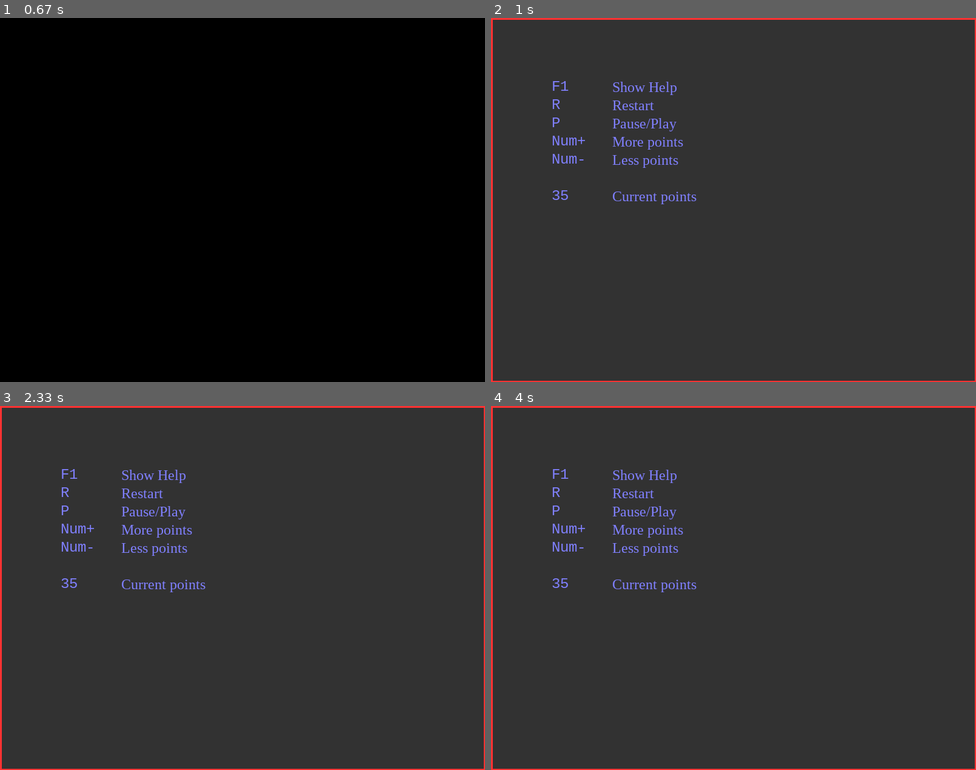
Above: before the commit, frames 1-4 (two rows, left to right).
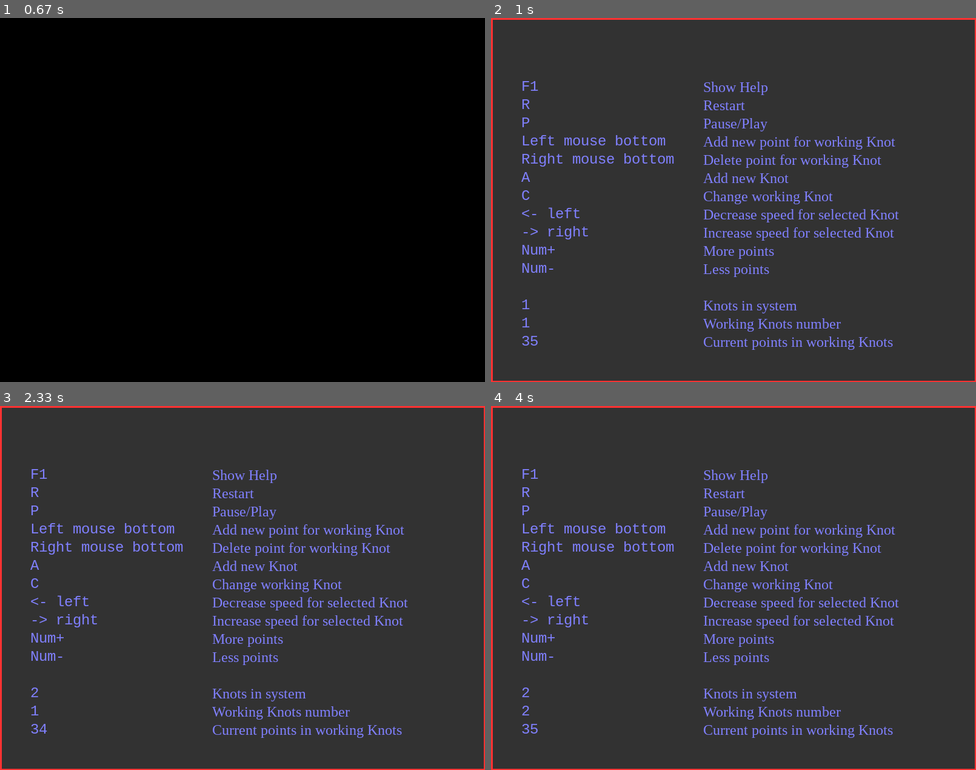
Above: after the commit, the same moments.

Repository: KonstantinSKY/python_lab
Game: pygame game, started from saver/saver_new.py
Two runs of this game, one before a commit and one after it. Both use one fixed random seed, a clock stepped at 60 frames per second and the inputs below.
Inputs (mouse positions are in pixels of both pictures, inside the frame that each line leads up to):
- Up to frame 1 (0.67 s): hold P from 0.33 s (still down); hold Right from 0.33 s (still down)
- Up to frame 2 (1 s): release P at 0.8 s; release Right at 0.8 s; tap F1 at 0.83 s
- Up to frame 3 (2.33 s): tap A at 1.17 s; tap C at 1.5 s; click (232, 493) at 1.88 s, where only the run after the commit has a clickable "Restart"; hold - from 2.17 s (still down); hold Right from 2.17 s (still down)
- Up to frame 4 (4 s): release - at 2.63 s; release Right at 2.63 s; tap + at 2.67 s; tap R at 3 s; hold A from 3.83 s (still down); hold Right from 3.83 s (still down)

Frame 1 is identical in both runs. In frame 2, 5.4% of the frame differs, in the area x 6-85%, y 17-92%; in frame 3, 5.4%; in frame 4, 5.4%.

Commit message:
final step of refactoring saver

Diff:
--- a/saver/saver_new.py
+++ b/saver/saver_new.py
@@ -1,14 +1,8 @@
 #!/usr/bin/env python3
-# -*- coding: utf-8 -*-
 
 import pygame
 import random
 import math
-from datetime import datetime
-import time
-from time import sleep
-
-SCREEN_DIM = (800, 600)
 
 
 class Vec2d:
@@ -25,7 +19,7 @@
     def __sub__(self, other):
         return Vec2d((self.x - other.x, self.y - other.y))
 
-    def length(self):  # """возвращает длину вектора"""
+    def length(self):
         return math.sqrt(self.x * self.x + self.y * self.y)
 
     def int_pair(self):
@@ -46,8 +40,6 @@
     def add_base_point(self, point):
         self.bases.append(Vec2d(point))
         self.speeds.append(Vec2d((random.random() * 2, random.random() * 2)))
-        print(self.bases)
-        print(self.speeds)
 
     def del_base_point(self, del_point):
         del_x = del_point[0]
@@ -77,6 +69,14 @@
             pygame.draw.line(display_obj, color, (int(lines[idx].x), int(lines[idx].y)),
                              (int(lines[idx + 1].x), int(lines[idx + 1].y)), self.width)
 
+    def increase_speed(self):
+        for idx in range(len(self.speeds)):
+            self.speeds[idx] *= 1.1
+
+    def decrease_speed(self):
+        for idx in range(len(self.speeds)):
+            self.speeds[idx] *= 0.9
+
 
 class Knot(Polyline):
 
@@ -104,8 +104,6 @@
 
     def get_knot(self):
         bases = self.bases
-
-        start_time = datetime.now()
 
         self.lines = []
 
@@ -118,15 +116,14 @@
                                   (bases[idx + 1] + bases[idx + 2]) * 0.5
                                   ]
             self.lines.extend(self._get_points())
-        print(len(bases))
-        print("Full knot", datetime.now() - start_time)
 
 
 class Game:
 
     def __init__(self, caption):
         self.knots = [Knot()]
-        self.working_knot = self.knots[0]
+        self.work_idx = 0
+        self.calc_knot = None
         self.working = True
         self.show_help = False
         self.screen_help = False
@@ -134,8 +131,12 @@
         self.steps = 35
         self.hue = 0
         self.gameDisplay = pygame.display.set_mode(SCREEN_DIM)
-        pygame.display.set_caption(caption)
+        self.caption = caption
+        self._set_caption()
         self.color = pygame.Color(0)
+
+    def _set_caption(self):
+        pygame.display.set_caption(f"{self.caption} Knot # {self.work_idx + 1} from {len(self.knots)}")
 
     def work(self):
         while self.working:
@@ -171,16 +172,34 @@
                         self._run()
                     break
                 if event.key == pygame.K_r:
-                    print("RRRRRR")
+                    self.knots = [Knot()]
+
                 if event.key == pygame.K_p:
                     self.pause = not self.pause
+
+                if event.key == pygame.K_LEFT:
+                    self.knots[self.work_idx].decrease_speed()
+                if event.key == pygame.K_RIGHT:
+                    self.knots[self.work_idx].increase_speed()
+
+                if event.key == pygame.K_a:
+                    self.knots.append(Knot())
+                    self.work_idx = len(self.knots) - 1
+                    self._set_caption()
+
+                if event.key == pygame.K_c:
+                    self._set_caption()
+
+                    self.work_idx = self.work_idx + 1 if self.work_idx < len(self.knots) - 1 else 0
+                    self._set_caption()
+
                 if event.key == pygame.K_KP_PLUS:
-                    self.steps += 1
-                    print(self.steps)
+                    self.knots[self.work_idx].steps += 1
+
                 if event.key == pygame.K_KP_MINUS:
-                    self.steps -= 1 if self.steps > 1 else 0
-                    print(self.steps)
-
+                    self.knots[self.work_idx].steps -= 1 if self.knots[self.work_idx].steps > 1 else 0
+
+            self.screen_help = False
             if self.screen_help:
                 continue
 
@@ -188,61 +207,68 @@
                 self.gameDisplay.fill((0, 0, 0))
 
                 if event.button == 1:
-                    self.working_knot.add_base_point(event.pos)
+                    self.knots[self.work_idx].add_base_point(event.pos)
 
                 if event.button == 3 and self.pause:
-                    self.working_knot.del_base_point(event.pos)
+                    self.knots[self.work_idx].del_base_point(event.pos)
 
                 self._draw()
 
     def _draw(self):
-        self.working_knot.draw_points(self.gameDisplay)
-        self.working_knot.get_knot()
-        self.working_knot.draw_lines(self.gameDisplay, self.color)
+        for idx in range(len(self.knots)):
+            self.knots[idx].draw_points(self.gameDisplay)
+            self.knots[idx].get_knot()
+            self.knots[idx].draw_lines(self.gameDisplay, self.color)
 
     def _colorize(self):
         self.hue = (self.hue + 1) % 360
         self.color.hsla = (self.hue, 100, 50, 100)
 
     def _stop(self):
-        self._colorize()
-        self.working_knot.draw_lines(self.gameDisplay, self.color)
+
+        for idx in range(len(self.knots)):
+            self._colorize()
+            self.knots[idx].draw_lines(self.gameDisplay, self.color)
 
     def _run(self):
         self.gameDisplay.fill((0, 0, 0))
-        self._colorize()
-
-        self.working_knot.set_points()
+
+        for idx in range(len(self.knots)):
+            self._colorize()
+            self.knots[idx].set_points()
         self._draw()
 
-    def add_knot(self):
-        pass
-
     def _show_help(self):
-        """ Method отрисовки экрана справки программы"""
-        print("self.screen_help", self.screen_help)
         if self.screen_help:
             return
-        print("sakjfl;kasdjfkdsf")
+
         self.gameDisplay.fill((50, 50, 50))
         font1 = pygame.font.SysFont("courier", 24)
         font2 = pygame.font.SysFont("serif", 24)
         menu = (("F1", "Show Help"),
                 ("R", "Restart"),
                 ("P", "Pause/Play"),
+                ("Left mouse bottom", "Add new point for working Knot"),
+                ("Right mouse bottom", "Delete point for working Knot"),
+                ("A", "Add new Knot"),
+                ("C", "Change working Knot"),
+                ("<- left", "Decrease speed for selected Knot"),
+                ("-> right", "Increase speed for selected Knot"),
                 ("Num+", "More points"),
                 ("Num-", "Less points"),
                 ("", ""),
-                (str(self.steps), "Current points"))
+                (str(len(self.knots)), "Knots in system"),
+                (str(self.work_idx + 1), "Working Knots number"),
+                (str(self.knots[self.work_idx].steps), "Current points in working Knots"))
 
         pygame.draw.lines(self.gameDisplay, (255, 50, 50, 255), True, [
             (0, 0), (800, 0), (800, 600), (0, 600)], 5)
 
         for i, text in enumerate(menu):
             self.gameDisplay.blit(font1.render(
-                text[0], True, (128, 128, 255)), (100, 100 + 30 * i))
+                text[0], True, (128, 128, 255)), (50, 100 + 30 * i))
             self.gameDisplay.blit(font2.render(
-                text[1], True, (128, 128, 255)), (200, 100 + 30 * i))
+                text[1], True, (128, 128, 255)), (350, 100 + 30 * i))
 
         self.screen_help = True
 
@@ -251,8 +277,9 @@
 # Основная программа
 # =======================================================================================
 if __name__ == "__main__":
+    SCREEN_DIM = (800, 600)
     pygame.init()
-    game = Game("My New Screen Saver")
+    game = Game(f"My Screen Saver. ")
     game.work()
     pygame.display.quit()
     pygame.quit()
